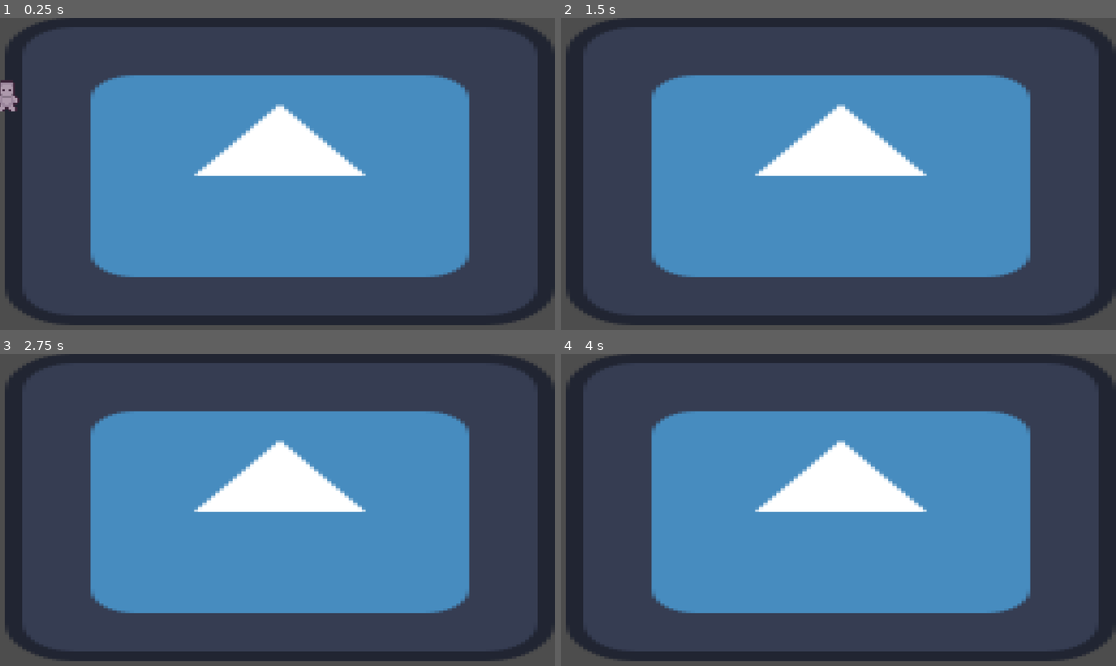
Above: before the commit, frames 1-4 (two rows, left to right).
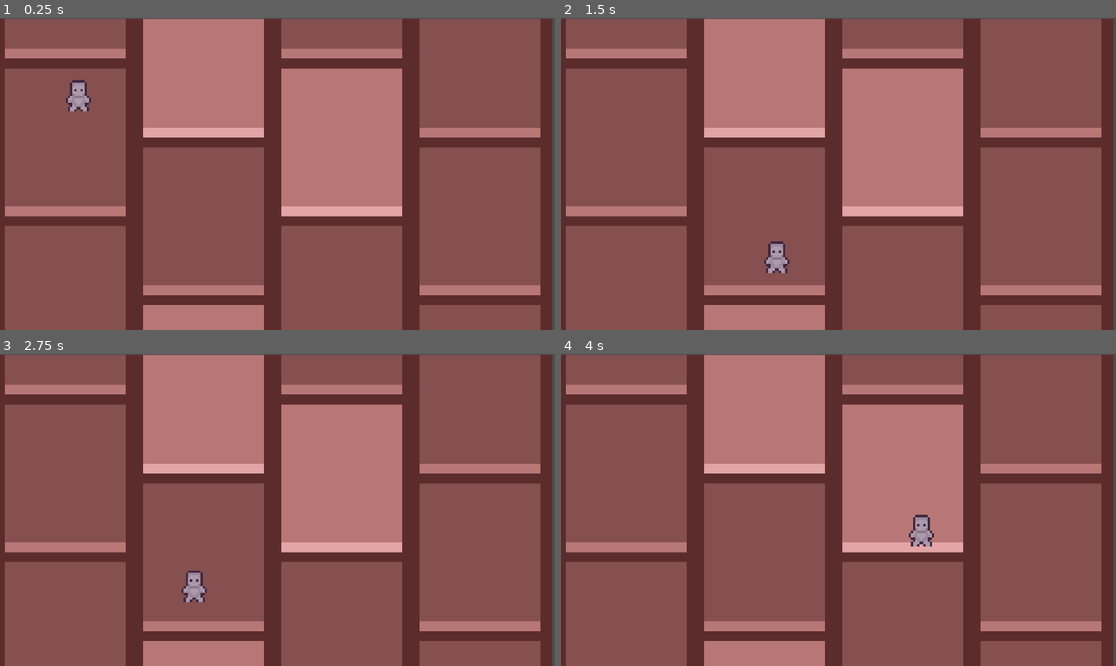
Above: after the commit, the same moments.

Repository: dddddakari/purgency
Game: Godot game, scene res://purgency.tscn
Same seed, same stepped clock (60 frames per second), same inputs: the game is played once before the commit and once after it. This scene is started directly instead of the project's main scene. The engine's default icon, where the game draws it, is replaced by a stand-in: a white triangle on a blue panel in a dark square.
Inputs:
- Up to frame 1 (0.25 s): no input
- Up to frame 2 (1.5 s): tap Enter (ui_accept) at 0.5, 0.77 s; hold Right (ui_right) from 0.53 s (still down)
- Up to frame 3 (2.75 s): tap Enter (ui_accept) at 1.52 s; release Right (ui_right) at 2.03 s; hold Left (ui_left) from 2.03 s (still down)
- Up to frame 4 (4 s): release Left (ui_left) at 2.78 s; hold Right (ui_right) from 2.78 s (still down); tap Enter (ui_accept) at 3.02, 3.77 s

The runs differ from the first frame. In frame 1, 100% of the frame differs, in the area x 0-100%, y 0-100%; in frame 2, 100%; in frame 3, 100%; in frame 4, 100%.

Commit message:
changes for

Diff:
--- a/purgency-/purgency.tscn
+++ b/purgency-/purgency.tscn
@@ -1,23 +1,26 @@
 [gd_scene load_steps=4 format=3 uid="uid://bh742jefp6nhe"]
 
-[ext_resource type="Texture2D" uid="uid://cv6ls4sbljlnp" path="res://icon.svg" id="1_8k3gi"]
+[ext_resource type="Texture2D" uid="uid://mwec5xm8pk2j" path="res://floor_house_2.png" id="1_n8cfa"]
 [ext_resource type="PackedScene" uid="uid://dqm0mk3hhq2c0" path="res://entities/player/player.tscn" id="2_n8cfa"]
 
 [sub_resource type="RectangleShape2D" id="RectangleShape2D_n8cfa"]
-size = Vector2(120.602, 125.211)
+size = Vector2(95.3334, 18.0549)
 
 [node name="Node2D" type="Node2D"]
 
-[node name="StaticBody2D" type="StaticBody2D" parent="."]
+[node name="FloorHouse2" type="Sprite2D" parent="."]
+physics_interpolation_mode = 1
+position = Vector2(572, 330)
+scale = Vector2(11.9531, 6.82812)
+texture = ExtResource("1_n8cfa")
 
-[node name="Sprite2D" type="Sprite2D" parent="StaticBody2D"]
-position = Vector2(581, 318.5)
-scale = Vector2(8.92187, 4.99219)
-texture = ExtResource("1_8k3gi")
+[node name="StaticBody2D" type="StaticBody2D" parent="FloorHouse2"]
+position = Vector2(-47.8536, -48.3295)
+scale = Vector2(0.0836601, 0.146453)
 
-[node name="CollisionShape2D" type="CollisionShape2D" parent="StaticBody2D"]
-position = Vector2(569, 315)
-scale = Vector2(8.92187, 4.83984)
+[node name="CollisionShape2D" type="CollisionShape2D" parent="FloorHouse2/StaticBody2D"]
+position = Vector2(573.234, 591.641)
+scale = Vector2(11.9531, 6.82813)
 shape = SubResource("RectangleShape2D_n8cfa")
 
 [node name="Player" parent="." instance=ExtResource("2_n8cfa")]
